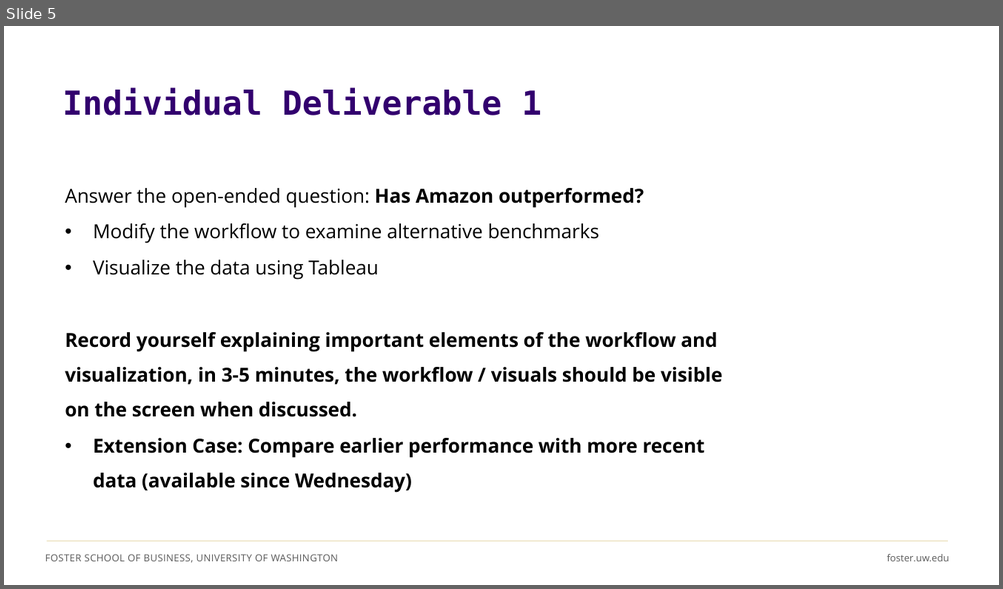
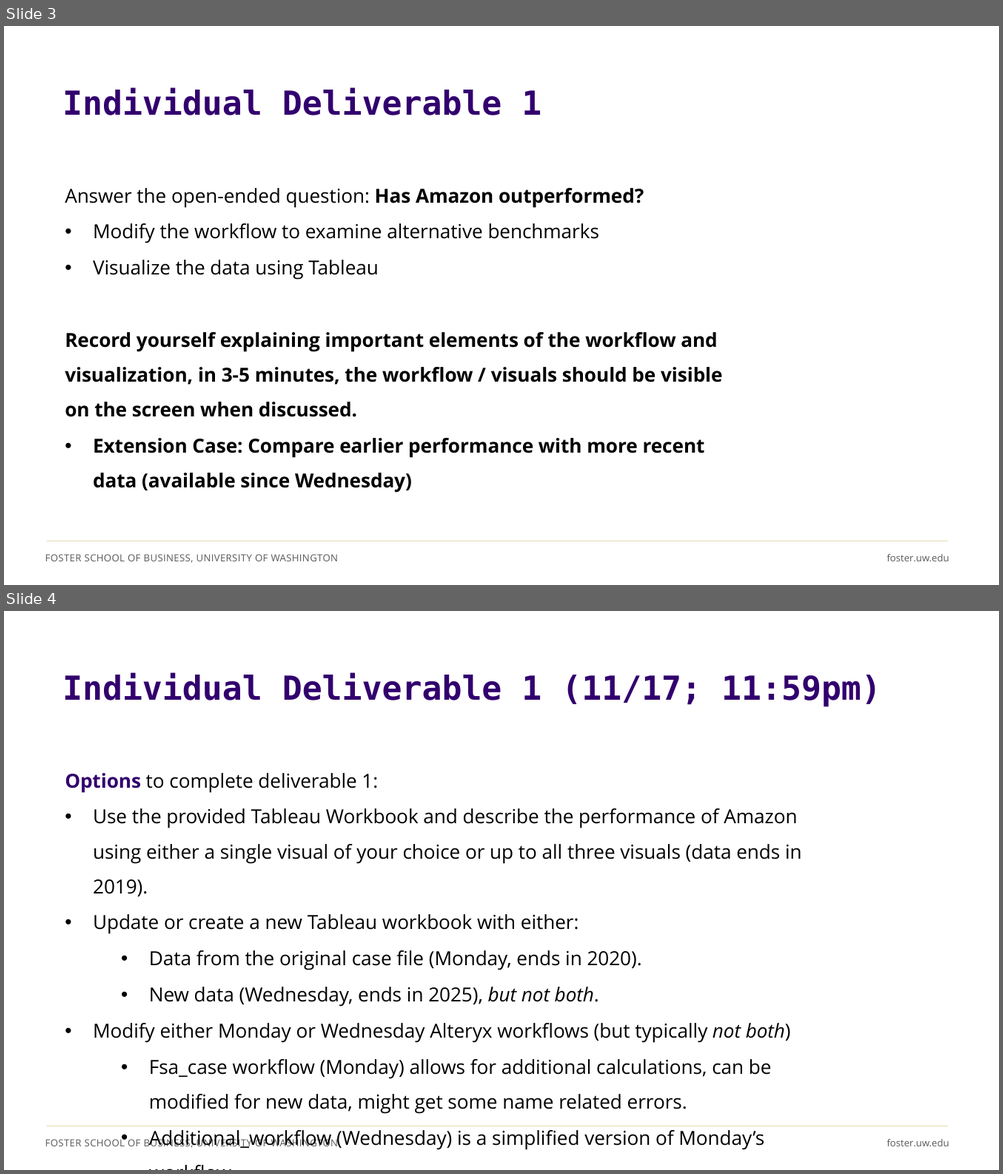
Before and after one commit to ashercurtis/slides.io, a slide deck: ACCTG320/ACCTG320Class13_2026.pptx. Shown one above the other, each under a label of ours: slide 5 before the commit, slides 3 and 4 after it. The pictures are 1003x589 and 1003x1174 pixels, drawn with LibreOffice and Linux fonts; fonts in the diff are those of the drawing. Boxes give left, top, right and bottom in pixels: in the first picture for what was removed or moved away, otherwise in the second. Text is boxed around its words. In the diff, an @@ line names an element or a change of style, - is before the commit and + after.

```diff
--- a/ACCTG320/ACCTG320Class13_2026.pptx
+++ b/ACCTG320/ACCTG320Class13_2026.pptx
@@ slide 4 added at <box>4,611,999,1170</box>, background #FFFFFF; not listed: 3 template elements that a slide beside it also shows @@
@@ title added at <box>62,673,881,707</box>, 32 pt, text #32006E, bold @@
+Individual Deliverable 1 (11/17; 11:59pm)
@@ text added at <box>65,773,802,1150</box>, 18.7 pt, text #000000 @@
+Options to complete deliverable 1:
+• Use the provided Tableau Workbook and describe the performance of Amazon using either a single visual of your choice or up to all three visuals (data ends in 2019).
+• Update or create a new Tableau workbook with either:
+  • Data from the original case file (Monday, ends in 2020).
+  • New data (Wednesday, ends in 2025), but not both.
+• Modify either Monday or Wednesday Alteryx workflows (but typically not both)
+  • Fsa_case workflow (Monday) allows for additional calculations, can be modified for new data, might get some name related errors.
+  • Additional_workflow (Wednesday) is a simplified version of Monday’s workflow.
@@ what was slide 5 is now slide 3 @@
```
Also in this commit, not shown: 2 slides changed, 2 other slides added.
